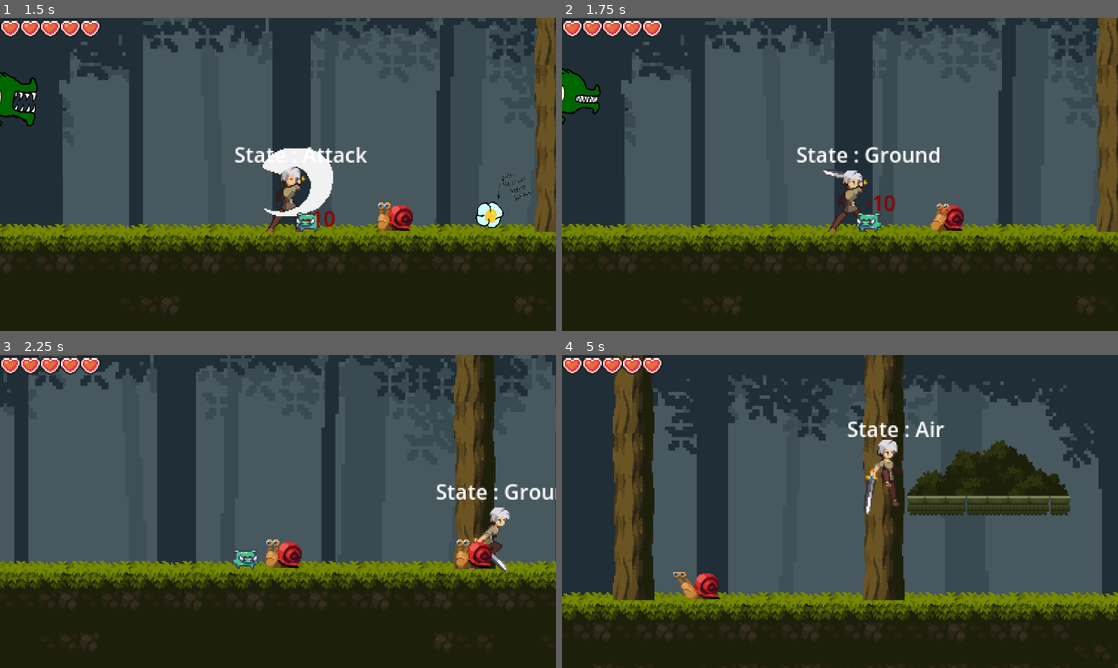
Above: before the commit, frames 1-4 (two rows, left to right).
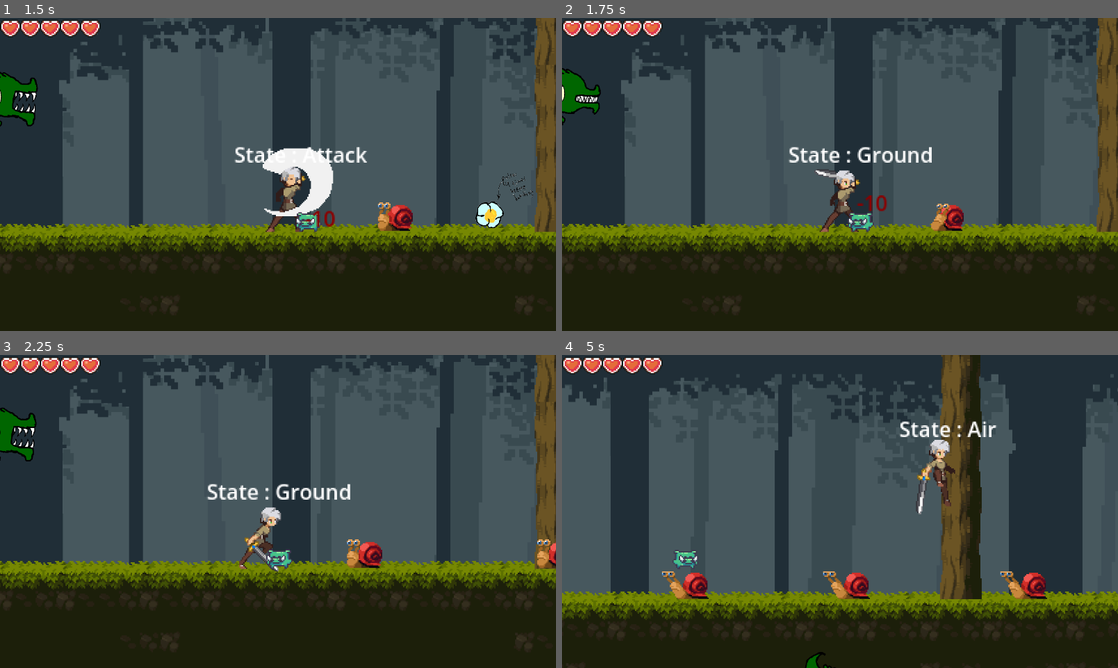
Above: after the commit, the same moments.

Repository: Pikalyx/The-Lost_Woods
Game: Godot game, scene res://main_menu.tscn
The game is run twice, just before and just after one commit, with the same random seed, the same clock (stepped at 60 frames per second) and the same inputs. The engine's default icon, where the game draws it, is replaced by a stand-in: a white triangle on a blue panel in a dark square. Sound files missing from this copy of the repository are replaced by a short silence.
Inputs (mouse positions are in pixels of both pictures, inside the frame that each line leads up to):
- Up to frame 1 (1.5 s): click "Start New Game" at 0.5 s; move the mouse to (400, 158) at 1.27 s; hold D (right) from 1.28 s (still down); hold F (attack) from 1.28 s (still down)
- Up to frame 2 (1.75 s): keep holding D (right); keep holding F (attack); tap Space (jump) at 1.52 s
- Up to frame 3 (2.25 s): keep holding D (right); move the mouse to (166, 527) at 2.02 s; release F (attack) at 2.03 s; tap Shift (dash) at 2.1 s
- Up to frame 4 (5 s): tap Space (jump) at 2.27, 3.77, 4.52 s; move the mouse to (895, 442) at 2.77 s; release D (right) at 2.78 s; hold A (left) 2.78-3.53 s; hold F (attack) 2.78-3.53 s; move the mouse to (812, 574) at 3.52 s; hold D (right) from 3.53 s (still down); tap Shift (dash) at 3.6 s; move the mouse to (1006, 558) at 4.27 s; hold F (attack) from 4.28 s (still down)

Frame 1 is identical in both runs. In frame 2, 2.0% of the frame differs, in the area x 40-68%, y 41-69%; in frame 3, 34%; in frame 4, 46%, in the area x 0-100%, y 0-100%.

Commit message:
I don't even know anymore

Diff:
--- a/Character/NewHomer.tscn
+++ b/Character/NewHomer.tscn
@@ -196,6 +196,7 @@
 
 [node name="Damageable" type="Node" parent="."]
 script = ExtResource("2_3k6qj")
+health = 50.0
 
 [node name="CollisionShape2D" type="CollisionShape2D" parent="."]
 position = Vector2(-9.53674e-07, 0)
--- a/Character/pig.gd
+++ b/Character/pig.gd
@@ -1,6 +1,8 @@
 extends CharacterBody2D
 
 const movement_speed : float = 30.0
+@export var fuckRadius = 150
+@onready var player = get_parent().get_node("Player")
 # Get the gravity from the project settings to be synced with RigidBody nodes.
 var gravity = ProjectSettings.get_setting("physics/2d/default_gravity")
 var facing_left=true
@@ -10,33 +12,34 @@
 #	print("Homer says ", hiProfPodder, ", ", player)
 	pass
 func _physics_process(delta):
-	var player = get_parent().get_node("Player")
 	# Add the gravity.
 	if not is_on_floor():
 		velocity.y += gravity * delta
 	detect_turn_around()
 	# Get the input direction and handle the movement/deceleration.
 	# As good practice, you should replace UI actions with custom gameplay actions.
-	if player == null:
-		if facing_left:
-			velocity.x = -movement_speed
-		elif not facing_left:
-			velocity.x = movement_speed
-
-	elif player != null:
-		#print("player is not null")
-		if player.get_position() <= self.get_position():
-			if facing_left == false:
-				scale.x = -scale.x
-				facing_left = true
-			velocity.x = -movement_speed
 
 
-		elif player.get_position() >= self.get_position():
-			velocity.x = movement_speed
-			if facing_left == true:
-				scale.x = -scale.x
-				facing_left = false
+	if player != null:
+		#print("player is not null")
+		if ((player.get_position().x - self.get_position().x) <= fuckRadius and (player.get_position().x - self.get_position().x) >= -fuckRadius) and ((player.get_position().y - self.get_position().y) <= fuckRadius and (player.get_position().y - self.get_position().y) >= -fuckRadius):
+			if player.get_position() <= self.get_position():
+				if facing_left == false:
+					scale.x = -scale.x
+					facing_left = true
+				velocity.x = -movement_speed
+
+
+			elif player.get_position() >= self.get_position():
+				velocity.x = movement_speed
+				if facing_left == true:
+					scale.x = -scale.x
+					facing_left = false
+		else:
+			if facing_left:
+				velocity.x = -movement_speed
+			elif not facing_left:
+				velocity.x = movement_speed
 
 	move_and_slide()
 
--- a/Character/pig.tscn
+++ b/Character/pig.tscn
@@ -132,8 +132,8 @@
 transitions = ["Start", "run", SubResource("AnimationNodeStateMachineTransition_vkr3p"), "run", "attack", SubResource("AnimationNodeStateMachineTransition_wwenl")]
 
 [node name="pig" type="CharacterBody2D"]
-collision_layer = 4
-collision_mask = 7
+collision_layer = 5
+collision_mask = 5
 script = ExtResource("1_ds7ua")
 
 [node name="Sprite2D" type="Sprite2D" parent="."]
